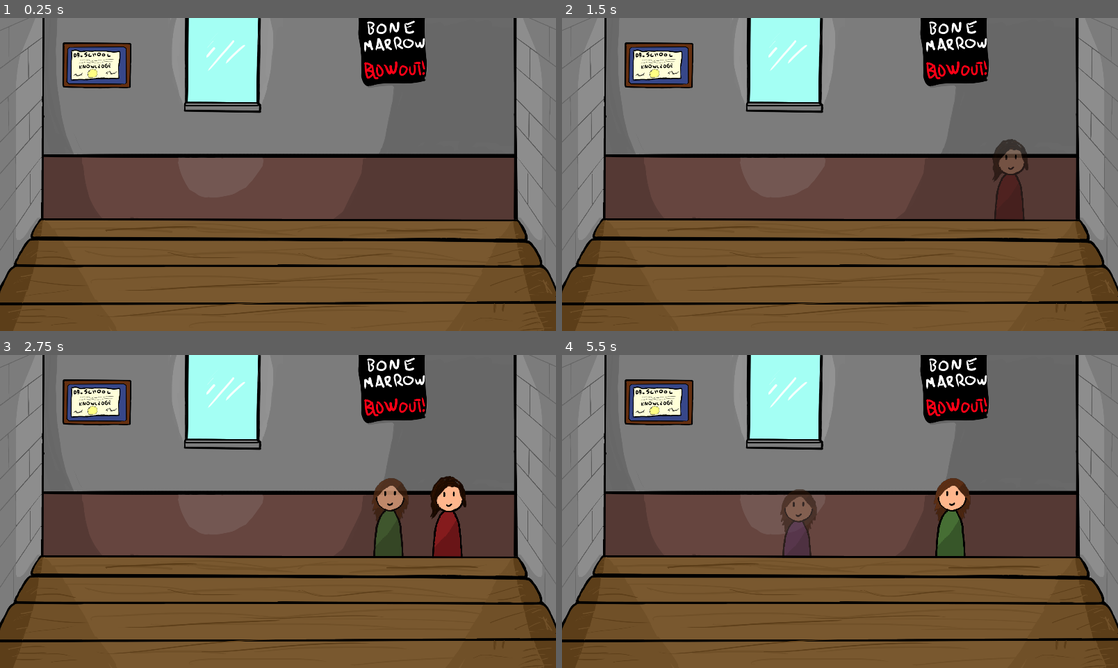
Above: before the commit, frames 1-4 (two rows, left to right).
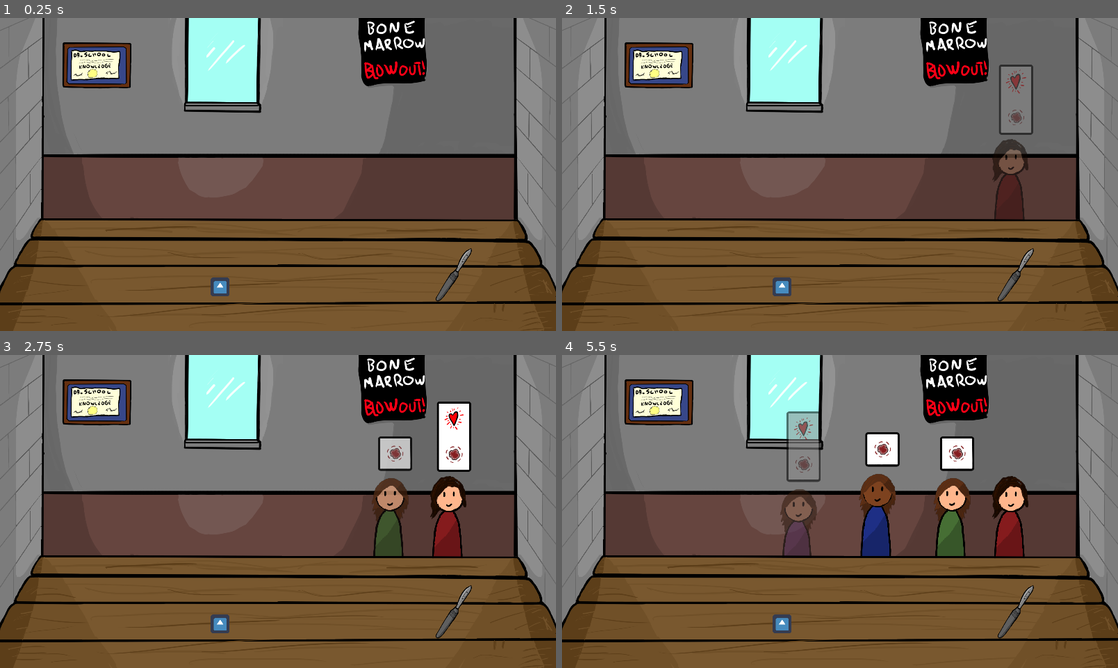
Above: after the commit, the same moments.

Repository: TylerPelaez/surgery-game
Game: Godot game, scene res://Scenes/WaitingRoom.tscn
Two runs of this game, one before a commit and one after it. Both use one fixed random seed, a clock stepped at 60 frames per second and the inputs below. Before the commit the project starts from res://Scenes/TylerTest.tscn. The engine's default icon, where the game draws it, is replaced by a stand-in: a white triangle on a blue panel in a dark square.
Inputs (mouse positions are in pixels of both pictures, inside the frame that each line leads up to):
- Up to frame 1 (0.25 s): no input
- Up to frame 2 (1.5 s): tap Enter at 0.5 s; move the mouse to (962, 158) at 0.52 s; press the mouse at (962, 158) at 0.53 s; move the mouse to (728, 190) at 1.27 s; release the mouse at (728, 190) at 1.28 s; click (728, 190) at 1.35 s
- Up to frame 3 (2.75 s): move the mouse to (333, 442) at 2.02 s; press the mouse at (333, 442) at 2.03 s
- Up to frame 4 (5.5 s): move the mouse to (812, 574) at 2.77 s; release the mouse at (812, 574) at 2.78 s; click (812, 574) at 2.85 s; move the mouse to (1006, 558) at 3.52 s; press the mouse at (1006, 558) at 3.53 s; move the mouse to (673, 464) at 4.27 s; release the mouse at (673, 464) at 4.28 s; click (673, 464) at 4.35 s; move the mouse to (867, 511) at 5.02 s; press the mouse at (867, 511) at 5.03 s

The runs differ from the first frame. In frame 1, 0.4% of the frame differs, in the area x 37-85%, y 73-91%; in frame 2, 0.8%; in frame 3, 2.4%; in frame 4, 5.2%, in the area x 37-85%, y 18-91%.

Commit message:
Tools, clickndrag to patient, ready for surgery signal

Diff:
--- a/Data/AfflictionData.gd
+++ b/Data/AfflictionData.gd
@@ -9,11 +9,24 @@
 	Afflictions.HeartPain:
 		{
 			"name": "Heart Pain",
-			"texture": preload("res://Data/Afflictions/heartpain.png")
+			"texture": preload("res://Data/Afflictions/heartpain.png"),
+			"tools_required": [
+				{
+					"tool": ToolData.Tools.Test,
+					# If we ever want some special para`ms for tools like a specific pattern, drug color, etc
+					"tool_params": [],
+				}
+			]
 		},
 	Afflictions.Tumor:
 		{
 			"name": "Tumor",
-			"texture": preload("res://Data/Afflictions/tumor.png")
+			"texture": preload("res://Data/Afflictions/tumor.png"),
+			"tools_required": [
+				{
+					"tool": ToolData.Tools.Scalpel,
+					"tool_params": [],
+				}
+			]
 		}
 }
--- /dev/null
+++ b/Data/ToolData.gd
@@ -0,0 +1,23 @@
+extends Node
+
+
+enum Tools {
+	Scalpel,
+
+
+	Test,
+}
+
+# TODO:
+const TOOLS_DATA = {
+	Tools.Scalpel: {
+		"name": "Scalpel",
+		"texture": preload("res://DriveInScreen/SelectableTools/scalpel.png"),
+		"tool_scene": null,
+	},
+	Tools.Test: {
+		"name": "Test",
+		"texture": preload("res://icon.png"),
+		"tool_scene": null
+	}
+}
--- /dev/null
+++ b/DriveInScreen/SelectableTools/SelectableTool.gd
@@ -0,0 +1,58 @@
+extends Node2D
+class_name SelectableTool
+tool # haha
+
+signal clicked(this)
+signal mouse_event(this, entered)
+signal released(this)
+
+export (ToolData.Tools) var tool_type setget set_tool_type
+
+onready var sprite = $Sprite
+
+var held = false
+var selectable = true
+var mouse_in = false
+
+var overlapping_patient = null
+
+
+# Called when the node enters the scene tree for the first time.
+func _ready():
+	set_tool_type(tool_type)
+
+func set_tool_type(type):
+	tool_type = type
+	if sprite != null:
+		sprite.texture = ToolData.TOOLS_DATA[tool_type].texture
+	if Engine.is_editor_hint():
+		property_list_changed_notify()
+
+func _on_Area2D_input_event(viewport, event, shape_idx):
+	if event is InputEventMouseButton:
+		if selectable and event.pressed and event.button_index == BUTTON_LEFT:
+			emit_signal("clicked", self)
+		elif !selectable and held and !event.pressed and event.button_index == BUTTON_LEFT:
+			held = false
+			emit_signal("released", self)
+			queue_free()
+
+# hover logic
+func _on_Area2D_mouse_entered():
+	if selectable:
+		mouse_in = true
+		emit_signal("mouse_event", self, true)
+
+func _on_Area2D_mouse_exited():
+	if selectable:
+		mouse_in = false
+		emit_signal("mouse_event", self, false)
+
+
+
+func _on_PatientOverlap_area_entered(area):
+	overlapping_patient = area.get_parent()
+
+func _on_PatientOverlap_area_exited(area):
+	if area.get_parent() == overlapping_patient:
+		overlapping_patient = null
--- /dev/null
+++ b/DriveInScreen/SelectableTools/SelectableTool.tscn
@@ -0,0 +1,38 @@
+[gd_scene load_steps=5 format=2]
+
+[ext_resource path="res://DriveInScreen/SelectableTools/SelectableTool.gd" type="Script" id=1]
+[ext_resource path="res://DriveInScreen/SelectableTools/scalpel.png" type="Texture" id=2]
+
+[sub_resource type="CircleShape2D" id=1]
+radius = 112.285
+
+[sub_resource type="CircleShape2D" id=2]
+radius = 64.4981
+
+[node name="SelectableTool" type="Node2D" groups=[
+"selectable_tool",
+]]
+z_index = 2
+z_as_relative = false
+script = ExtResource( 1 )
+
+[node name="Sprite" type="Sprite" parent="."]
+texture = ExtResource( 2 )
+
+[node name="PickupArea" type="Area2D" parent="."]
+collision_layer = 2
+collision_mask = 0
+
+[node name="CollisionShape2D" type="CollisionShape2D" parent="PickupArea"]
+shape = SubResource( 1 )
+
+[node name="PatientOverlap" type="Area2D" parent="."]
+collision_layer = 2
+
+[node name="CollisionShape2D" type="CollisionShape2D" parent="PatientOverlap"]
+shape = SubResource( 2 )
+[connection signal="input_event" from="PickupArea" to="." method="_on_Area2D_input_event"]
+[connection signal="mouse_entered" from="PickupArea" to="." method="_on_Area2D_mouse_entered"]
+[connection signal="mouse_exited" from="PickupArea" to="." method="_on_Area2D_mouse_exited"]
+[connection signal="area_entered" from="PatientOverlap" to="." method="_on_PatientOverlap_area_entered"]
+[connection signal="area_exited" from="PatientOverlap" to="." method="_on_PatientOverlap_area_exited"]
--- a/Patients/Patient.gd
+++ b/Patients/Patient.gd
@@ -2,6 +2,7 @@
 
 signal not_treated(this)
 signal cured(this)
+signal ready_for_surgery(this)
 
 const HEAD_SPRITES = [
 						preload("res://Patients/BodyParts/head1.PNG"),
@@ -44,7 +45,6 @@
 
 const BASE_ADD_AFFLICTION_CHANCE = 0.5
 
-
 onready var body = $ViewportContainer/Viewport/Body
 onready var head = $ViewportContainer/Viewport/Body/Head
 onready var face = $ViewportContainer/Viewport/Body/Head/Face
@@ -62,6 +62,12 @@
 
 var afflictions
 
+var ready_for_surgery = false
+
+var required_tools = []
+var prepared_tools = []
+
+
 # Called when the node enters the scene tree for the first time.
 func _ready():
 	body.texture = BODY_SPRITES[randi() % BODY_SPRITES.size()]
@@ -71,7 +77,11 @@
 
 func init(max_affliction):
 	afflictions = _choose_random_afflictions(1, max_affliction)
+	for affliction in afflictions:
+		for tool_data in AfflictionData.AFFLICTIONS[affliction].tools_required:
+			required_tools.append(tool_data["tool"])
 	dialog_box.set_afflictions(afflictions)
+
 
 func _choose_random_afflictions(min_count, max_count):
 	var result = []
@@ -92,10 +102,21 @@
 	$EmotionChangeTimer.start(EMOTIONAL_STATES[current_emotion].wait_time_s)
 	became_ready_tick_time_ms = OS.get_ticks_msec()
 
-func _on_ViewportContainer_gui_input(event):
-	if ready and event is InputEventMouseButton:
-		emit_signal("cured", self)
-		queue_free()
+func requires_tool(tool_type):
+	return !ready_for_surgery and required_tools.has(tool_type)
+
+func prepare_tool(tool_type):
+	if requires_tool(tool_type):
+		prepared_tools.append(tool_type)
+		required_tools.erase(tool_type)
+		if required_tools.empty():
+			ready_for_surgery = true
+			emit_signal("ready_for_surgery", self)
+
+#func _on_ViewportContainer_gui_input(event):
+#	if ready and event is InputEventMouseButton:
+#		emit_signal("cured", self)
+#		queue_free()
 
 func show_dialog_box():
 	dialog_box.show()
--- a/Patients/Patient.tscn
+++ b/Patients/Patient.tscn
@@ -54,10 +54,10 @@
 script = ExtResource( 5 )
 
 [node name="Area2D" type="Area2D" parent="."]
-monitoring = false
 collision_mask = 0
 
 [node name="CollisionShape2D" type="CollisionShape2D" parent="Area2D"]
+position = Vector2( 0, -168 )
 shape = ExtResource( 7 )
 
 [node name="AnimationPlayer" type="AnimationPlayer" parent="."]
@@ -111,16 +111,16 @@
 z_as_relative = false
 
 [node name="AfflictionDialogBox" parent="DialogBoxHolder" instance=ExtResource( 8 )]
-margin_left = 40.0
-margin_top = -152.0
-margin_right = 40.0
-margin_bottom = -152.0
+visible = true
+margin_left = -40.0
+margin_top = -208.0
+margin_right = -40.0
+margin_bottom = -208.0
 grow_vertical = 0
 
 [node name="EmotionChangeTimer" type="Timer" parent="."]
 wait_time = 5.0
 one_shot = true
-[connection signal="gui_input" from="ViewportContainer" to="." method="_on_ViewportContainer_gui_input"]
 [connection signal="mouse_entered" from="ViewportContainer" to="." method="_on_ViewportContainer_mouse_entered"]
 [connection signal="mouse_exited" from="ViewportContainer" to="." method="_on_ViewportContainer_mouse_exited"]
 [connection signal="mouse_entered" from="DialogBoxHolder/AfflictionDialogBox" to="." method="_on_AfflictionDialogBox_mouse_entered"]
--- a/Patients/PatientSpawnArea.tres
+++ b/Patients/PatientSpawnArea.tres
@@ -2,4 +2,4 @@
 
 [resource]
 radius = 80.0
-height = 208.0
+height = 608.0
--- a/Scenes/TylerTest.tscn
+++ /dev/null
@@ -1,34 +0,0 @@
-[gd_scene load_steps=6 format=2]
-
-[ext_resource path="res://Scenes/Background/wall right.PNG" type="Texture" id=1]
-[ext_resource path="res://Patients/PatientGenerator.tscn" type="PackedScene" id=2]
-[ext_resource path="res://Scenes/Background/backwall Merged.PNG" type="Texture" id=3]
-[ext_resource path="res://Scenes/Background/wall left.PNG" type="Texture" id=4]
-[ext_resource path="res://Scenes/Background/table.PNG" type="Texture" id=5]
-
-[node name="TylerTest" type="Node2D"]
-
-[node name="Background" type="Sprite" parent="."]
-texture = ExtResource( 3 )
-centered = false
-
-[node name="WallLeft" type="Sprite" parent="."]
-texture = ExtResource( 4 )
-centered = false
-
-[node name="WallRight" type="Sprite" parent="."]
-texture = ExtResource( 1 )
-centered = false
-
-[node name="Table" type="Sprite" parent="."]
-z_index = 1
-texture = ExtResource( 5 )
-centered = false
-
-[node name="PatientGenerator" parent="." instance=ExtResource( 2 )]
-position = Vector2( 960, 600 )
-max_patients = 6
-bounds = 700
-y_bounds = 50
-
-[node name="UI" type="CanvasLayer" parent="."]
--- /dev/null
+++ b/Scenes/WaitingRoom.gd
@@ -0,0 +1,43 @@
+extends Node2D
+
+const SelectableToolScene = preload("res://DriveInScreen/SelectableTools/SelectableTool.tscn")
+
+var currently_held_tool
+
+# Called when the node enters the scene tree for the first time.
+func _ready():
+	for node in get_tree().get_nodes_in_group("selectable_tool"):
+		node.connect("clicked", self, "_on_tool_clicked")
+		node.connect("mouse_event", self, "_on_tool_mouse_event")
+
+func _physics_process(delta):
+	if currently_held_tool != null:
+		currently_held_tool.global_position = get_global_mouse_position()
+
+func _on_tool_clicked(tool_instance):
+	if currently_held_tool != null:
+		print_debug("ERROR - currently_held_tool not null")
+	else:
+		var instance = Utils.instance_scene_on_main(SelectableToolScene, tool_instance.global_position)
+		instance.tool_type = tool_instance.tool_type
+		instance.held = true
+		instance.selectable = false
+		currently_held_tool = instance
+		currently_held_tool.connect("released", self, "_on_tool_released")
+		Input.set_default_cursor_shape(Input.CURSOR_ARROW)
+
+func _on_tool_released(tool_instance):
+	if currently_held_tool != tool_instance:
+		print_debug("ERROR - released tool different from currently held tool")
+	else:
+		if currently_held_tool.overlapping_patient != null:
+			currently_held_tool.overlapping_patient.prepare_tool(currently_held_tool.tool_type)
+
+		currently_held_tool = null
+
+
+func _on_tool_mouse_event(tool_instance, entered):
+	if entered and currently_held_tool == null:
+		Input.set_default_cursor_shape(Input.CURSOR_POINTING_HAND)
+	elif !entered and currently_held_tool == null:
+		Input.set_default_cursor_shape(Input.CURSOR_ARROW)
--- /dev/null
+++ b/Scenes/WaitingRoom.tscn
@@ -0,0 +1,44 @@
+[gd_scene load_steps=8 format=2]
+
+[ext_resource path="res://DriveInScreen/SelectableTools/SelectableTool.tscn" type="PackedScene" id=1]
+[ext_resource path="res://Patients/PatientGenerator.tscn" type="PackedScene" id=2]
+[ext_resource path="res://Scenes/Background/backwall Merged.PNG" type="Texture" id=3]
+[ext_resource path="res://Scenes/Background/table.PNG" type="Texture" id=4]
+[ext_resource path="res://Scenes/Background/wall right.PNG" type="Texture" id=5]
+[ext_resource path="res://Scenes/Background/wall left.PNG" type="Texture" id=6]
+[ext_resource path="res://Scenes/WaitingRoom.gd" type="Script" id=7]
+
+[node name="WaitingRoom" type="Node2D"]
+script = ExtResource( 7 )
+
+[node name="Background" type="Sprite" parent="."]
+texture = ExtResource( 3 )
+centered = false
+
+[node name="WallLeft" type="Sprite" parent="."]
+texture = ExtResource( 6 )
+centered = false
+
+[node name="WallRight" type="Sprite" parent="."]
+texture = ExtResource( 5 )
+centered = false
+
+[node name="Table" type="Sprite" parent="."]
+z_index = 1
+texture = ExtResource( 4 )
+centered = false
+
+[node name="PatientGenerator" parent="." instance=ExtResource( 2 )]
+position = Vector2( 960, 600 )
+max_patients = 6
+bounds = 700
+y_bounds = 50
+
+[node name="UI" type="CanvasLayer" parent="."]
+
+[node name="SelectableTool" parent="." instance=ExtResource( 1 )]
+position = Vector2( 1568, 888 )
+
+[node name="SelectableTool2" parent="." instance=ExtResource( 1 )]
+position = Vector2( 760, 928 )
+tool_type = 1
--- a/project.godot
+++ b/project.godot
@@ -8,20 +8,26 @@
 
 config_version=4
 
-_global_script_classes=[  ]
+_global_script_classes=[ {
+"base": "Node2D",
+"class": "SelectableTool",
+"language": "GDScript",
+"path": "res://DriveInScreen/SelectableTools/SelectableTool.gd"
+} ]
 _global_script_class_icons={
-
+"SelectableTool": ""
 }
 
 [application]
 
 config/name="SurgeryGame"
-run/main_scene="res://Scenes/TylerTest.tscn"
+run/main_scene="res://Scenes/WaitingRoom.tscn"
 config/icon="res://icon.png"
 
 [autoload]
 
 Utils="*res://Utils.gd"
+ToolData="*res://Data/ToolData.gd"
 AfflictionData="*res://Data/AfflictionData.gd"
 
 [display]
@@ -44,6 +50,7 @@
 [layer_names]
 
 2d_physics/layer_1="Patient"
+2d_physics/layer_2="SelectableTool"
 
 [rendering]
 
Binary file added: DriveInScreen/SelectableTools/scalpel.png
Not shown, added: DriveInScreen/SelectableTools/scalpel.png.import
